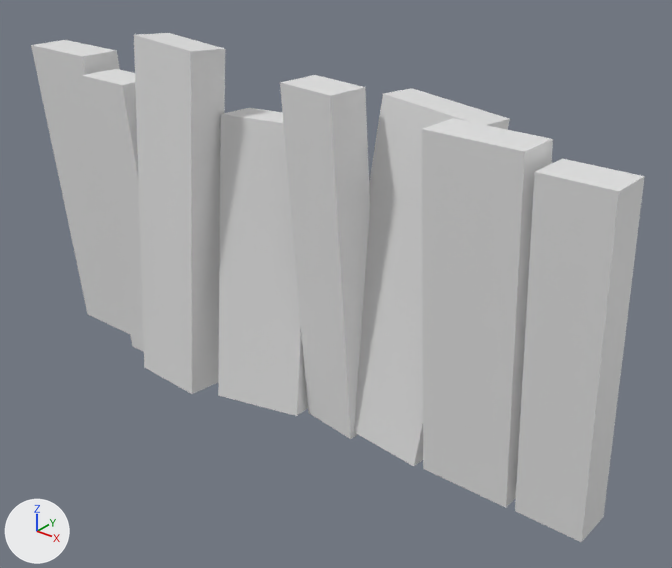
One commit to the FBX model Assets/Graph/Enviro/Prop_Common/SM_SpanishMisc_Fence_var2.fbx: the scene before it, then after it.
Rendered twice from a 50 mm camera at (1.62, -1.84, 1.58) aimed at (0.13, 0.02, 0.43). The lights are fixed; the arrows at lower left show +X, +Y and +Z. Where no turn or scale is listed for an object, it has been applied to the vertices.

Names of what the first picture shows: 'SM_SpanishMisc_Fence_var2'.
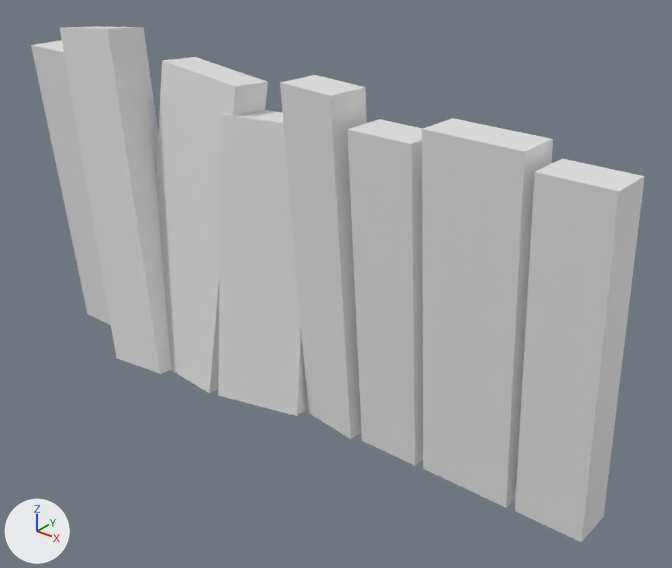
The newer file is also turned or shifted as a whole; pictures and numbers use the older file's frame.

Where the change shows, as pixel boxes (x1, y1, x2, y2) in the pictures (672 x 568 px; the box of a moved part takes in the faces that stretch with it):
'SM_SpanishMisc_Fence_var2', reshaped: before (31, 33, 645, 542); after (31, 27, 645, 542)
part 1 of me_mesh, moved or reshaped: before (354, 88, 510, 466); after (156, 57, 268, 393)
part 2 of me_mesh, moved or reshaped: before (134, 33, 225, 394); after (60, 27, 171, 374)
part 3 of me_mesh, moved or reshaped: before (81, 69, 144, 352); after (347, 119, 423, 465)

Edits to the bpy script that builds the scene:
```text
Change me_mesh:
    where me_mesh.from_pydata(...)  # 64 vertices, 40 faces; spans x -0.97..0.97, y -0.19..0.16, z -0.02..1.09
    used by ob_sm_spanishmisc_fence_var2; location = (0.0, 0.0, 0.0)
    me_mesh part 1: the loose piece of 8 vertices spanning x 0.18..0.56, y -0.06..0.16, z -0.02..0.99 is moved by (-0.71, -0.09, 0.0)
    me_mesh part 2: the loose piece of 8 vertices spanning x -0.5..-0.19, y -0.19..-0.05, z -0.01..1.09 is turned -10 degrees about the y axis through its middle, then moved by (-0.24, 0.0, 0.0)
    me_mesh part 3: the loose piece of 8 vertices spanning x -0.66..-0.47, y -0.18..0.02, z -0.01..0.94 is moved by (0.95, 0.05, 0.0)
```
